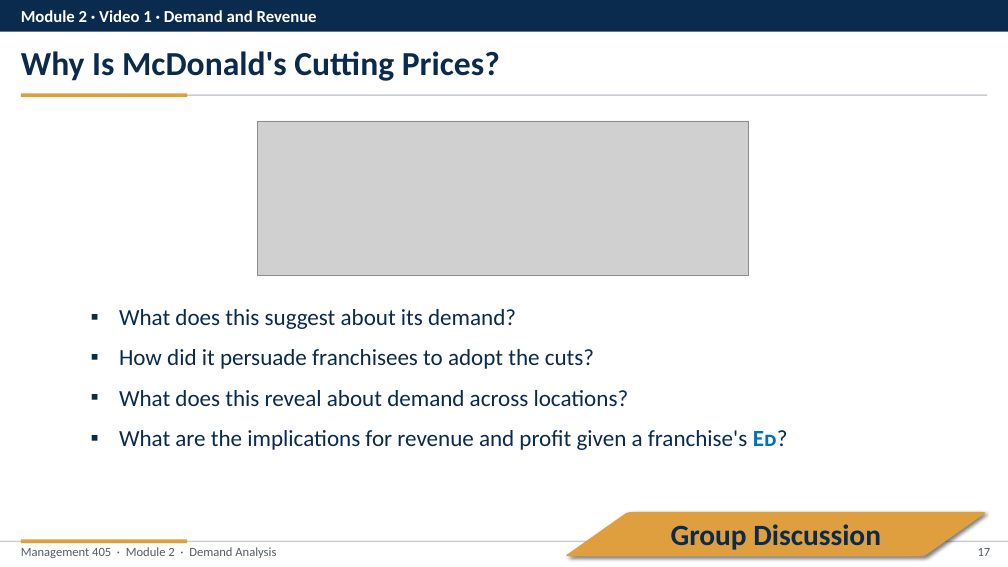
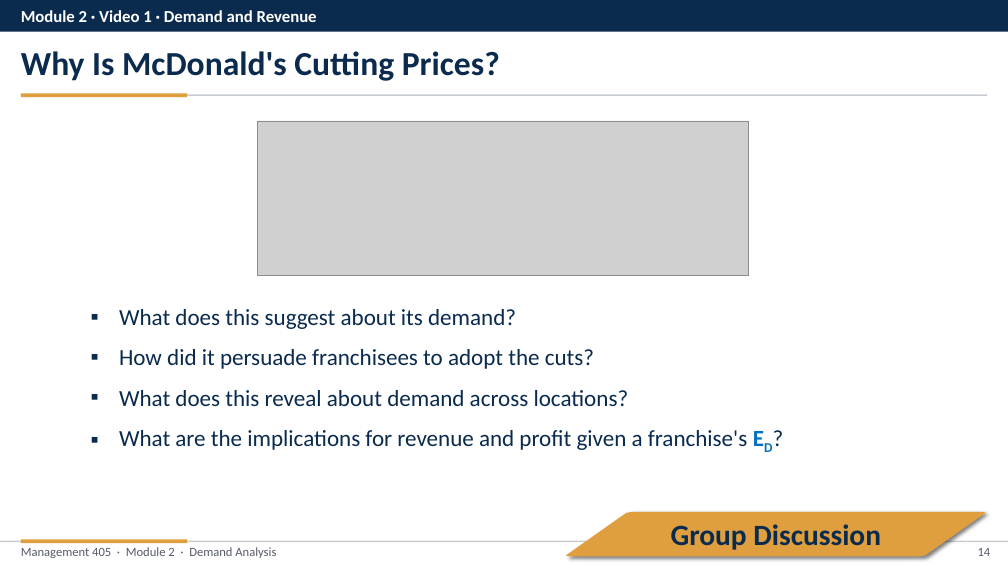
Before and after one commit to nvoigtla/Teaching, a slide deck: slide 14 of 405 Slide Revisions 2026/Module 2/Module 2 - Video Part Revised.pptx (slide 17 before the commit). Drawn at 1008x567 pixels with LibreOffice and Linux fonts; fonts in the diff are those of the drawing; grey boxes stand for pictures. Boxes give left, top, right and bottom in pixels: in the first picture for what was removed or moved away, otherwise in the second. Text is boxed around its words. In the diff, an @@ line names an element or a change of style, - is before the commit and + after.

```diff
--- a/405 Slide Revisions 2026/Module 2/Module 2 - Video Part Revised.pptx
+++ b/405 Slide Revisions 2026/Module 2/Module 2 - Video Part Revised.pptx
@@ text at (x1=119, y1=430, x2=747, y2=450): text changed @@
-▪ What are the implications for revenue and profit given a franchise's Eᴅ?
+▪ What are the implications for revenue and profit given a franchise's ED?
@@ page number at (x1=978, y1=548, x2=991, y2=556): text changed @@
-17
+14
```
Also in this commit, not shown: 43 other slides changed, 5 slides added, 5 slides removed, 20 other files.
